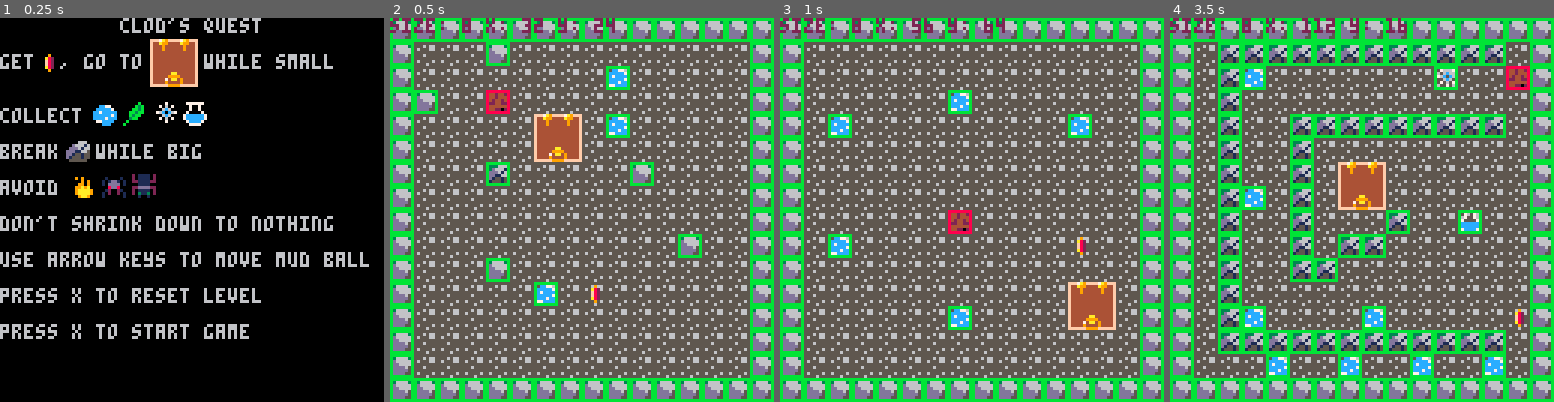
Above: before the commit, frames 1-4 (left to right).
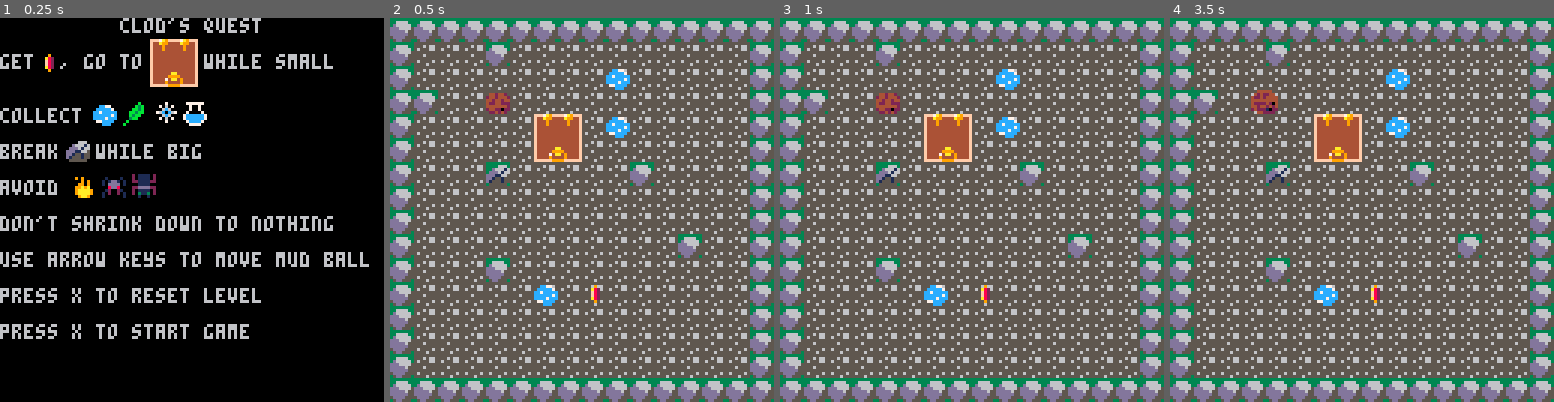
Above: after the commit, the same moments.

Repository: cassandra-largosa/Jelly-and-Jam
Game: PICO-8 cartridge jam.p8
The game is run twice, just before and just after one commit, with the same random seed, the same clock (stepped at 60 frames per second) and the same inputs.
Inputs:
- Up to frame 1 (0.25 s): no input
- Up to frame 2 (0.5 s): tap X (X key) at 0.33 s
- Up to frame 3 (1 s): tap O (Z key) at 0.7 s
- Up to frame 4 (3.5 s): tap X (X key) at 1.07, 1.85, 2.97 s; hold Right 1.6-2.1 s; tap O (Z key) every 0.4 s from 1.7 to 3.3 s; hold Up 2.15-2.42 s; hold Right 2.47-3.03 s; hold Left from 3.08 s (still down)

Frame 1 is identical in both runs. In frame 2, 12% of the frame differs, in the area x 0-100%, y 0-100%; in frame 3, 19%; in frame 4, 38%.

Commit message:
Edited Level 14

Diff:
--- a/jam.p8
+++ b/jam.p8
@@ -5,7 +5,7 @@
 --by team spaghetti
 --cartdata("jelly and jam")
 
-debug = true
+debug = false
 
 --helper functions
 function array_concat(arrays)
@@ -130,7 +130,7 @@
 
 --constants
 first_level = 1
-last_level = 31
+last_level = 20
 mud_speed = 4 --default mud step distance in pixels
 puddle_growth = -5 --amount to grow mud by when it steps in a puddle
 pebble_break_size = 16 --minimum mud size required to break a pebble
@@ -863,16 +863,16 @@
 535555555555554b555555555555555353555555555555555555555555556853534b555555555555555555555555555353555555554755555555535555535553535555555555554b5555555555555553535555555555555555555575555555535368555568535555555547554b55555353555555735555555555555555555553
 53555555555555555555555555555553535555555555555555555568555555535355555555555555555555555555555353555561555555555555534b5553555353555555555555555555555555555553535555555555555575555555555555535355555555535555555547555555555353555573555555555555555555555553
 5355555555556868686855555555555353555555555555685555555555555553535555555555555555555555555555535355555555555564555555555555555353555555555555685555555555555553535555555575555555555555555555535355555555535555555547555555555353735555555555555555555555555553
-53555555555353535353535555555553535353535355555555685555556855535355555555555555555555555555555353554747475555555555535a5a53555353555555555555555555555555557353535555555555555555555555555555535355555555535555735547555555555353555555735555555555555555555553
+53555555555353535353535555555553535353535355555555685555556855535355555555555555555555555555555353554747475555555555535a5a53555353555555555555555555555555557353535555555555555555555555555555535355555555535555557347555555555353555555735555555555555555555553
 5353615353535555555553555555555353555555555555555555555555555553535555474747474747474747474747535355555555555555555555555555555353555555555555555555555555555553535555555555565555565555565555535355555555535555555547555555555353557355555555555555555555555553
 53555555555a55555555555555555553535561555a5555005555556855555553535655555547555555555555555555535355555555565555555555555555555353555555555555555555555555555553534b55555555555555555555555555535355555555535555555547555555555353735555555555555555555555555553
-53555555555a55555555555555555553535555555a55555555555555555555535355555555475555555555555555555353555555555555555555556455555553535555555555550055555555555555535355555555555555555555555555555353555555555355686855475555555553535555735555555555555555554b5553
+53555555555a55555555555555555553535555555a55555555555555555555535355555555475555555555555555555353555555555555555555556455555553535555555555550055555555555555535355555555555555555555555555555353555555555355555555475555555553535555735555555555555555554b5553
 53555555555a55005555555564555553535555555a5555555555555555685553535655555547555555555555555555535355555555005555555555555555555353555555555555555555555555555553530055555655555655555655555661535355555555535555555547555555555353557355550063555555615556555553
-53555555555a55555555555555555553535353535353535553535a5a5a5a5a53535555555547555555555555555555535355555555555555555555555555555353555555555555555555555555555553535555555555555555555555555555535355555555555555555555555555555353735555555555555555555555555553
+53555555555a55555555555555555553535353535353535553535a5a5a5a5a53535555555547555555555555555555535355555555555555555555555555555353555555555555555555555555555553535555555555555555555555555555535355555555555568685555555555555353735555555555555555555555555553
 53555555555a5555555555555555555353555555555555555555555555555553535655555547555555555555555555535355555555555555555555645555555353735555555555555555555555555553535555555555555555555555555555535355555555555555555555555555555353555573555555555555555555555553
 53555555555a5555555555555555555353555555555555555555555555555553535555555555555555556455555555535355555555555555555555555555555353555555555555685555555555555553535555555555555555555555555555535355555555555500555555555555555353557355555555555555555555555553
-53565656555a5555555555555656565353555555555555555555555555555553535655615555555555555555555555535355565556555655565556555655565353555555555555555555555555555553535555555555555555555555555555535355735555555555555555555555555353555555735555555555555555555553
-53565656555a55555555555556565653535555555555554b5555555555555553535555555555555555555555555555535355555555555555555555555555555353555555555555615555555555555553535555555555555555555555555555535364555555555555555555555555555353557355555555555555555555555553
+53565656555a5555555555555656565353555555555555555555555555555553535655615555555555555555555555535355565556555655565556555655565353555555555555555555555555555553535555555555555555555555555555535355555573555555555555555555555353555555735555555555555555555553
+53565656555a55555555555556565653535555555555554b5555555555555553535555555555555555555555555555535355555555555555555555555555555353555555555555615555555555555553535555555555555555555555555555535355645555555555555555555555555353557355555555555555555555555553
 53565656555a555555555555565656535355555555555555555555555555555353565555555a555555555555555500535355555555555555555555555555555353555555555555555555555555555553535555555555555555555555555555535355555555555561555555555555555353555555735555555555555555555553
 5353535353535353535353535353535353535353535353535353535353535353535353535353535353535353535353535353535353535353535353535353535353535353535353535353535353535353535353535353535353535353535353535353535353535353535353535353535353535353535353535353535353535353
 
